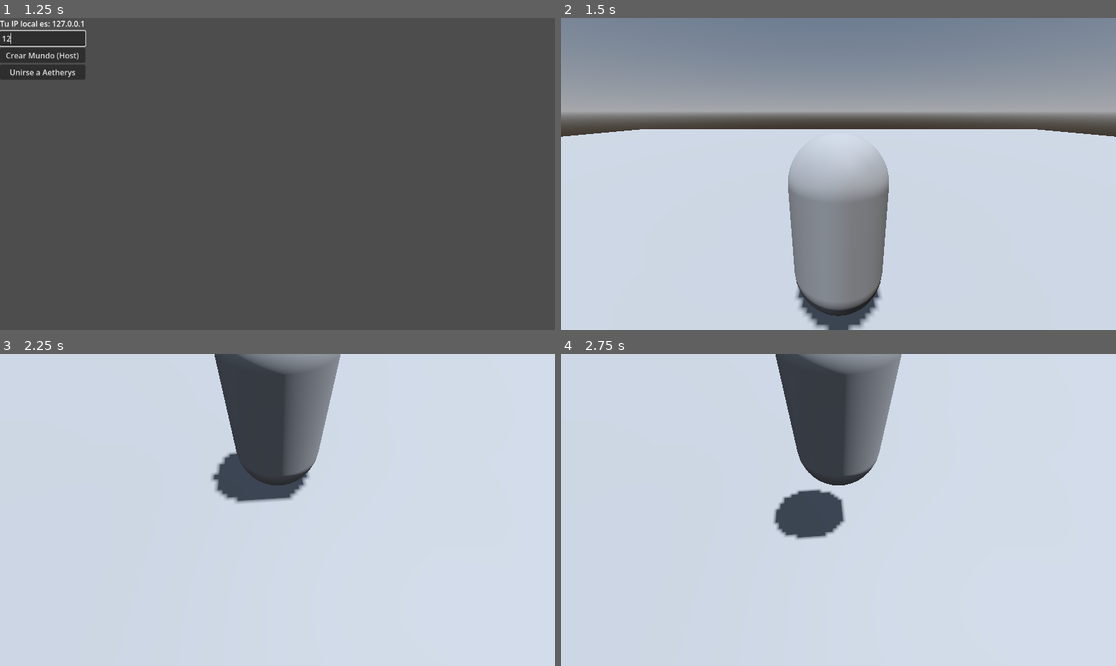
Above: before the commit, frames 1-4 (two rows, left to right).
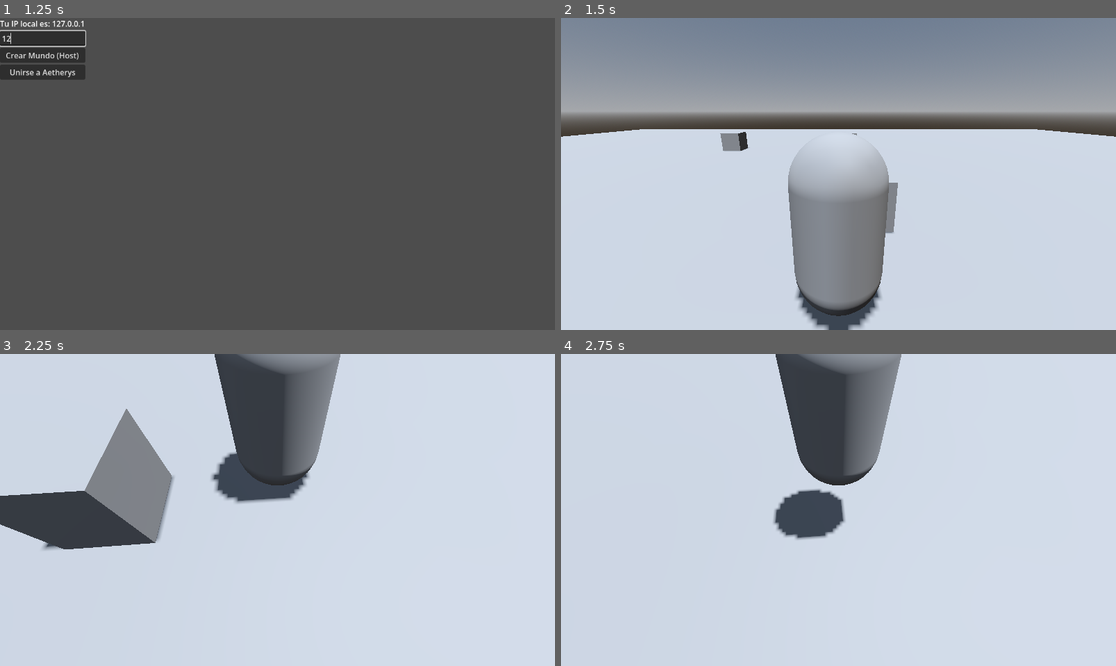
Above: after the commit, the same moments.

Repository: FranNavarro27F/Echoes-of-the-Wild_02
Game: Godot game, scene res://cliente/interfaz/MenuPrincipal.tscn
The game is run twice, just before and just after one commit, with the same random seed, the same clock (stepped at 60 frames per second) and the same inputs.
Inputs (mouse positions are in pixels of both pictures, inside the frame that each line leads up to):
- Up to frame 1 (1.25 s): click (44, 39) at 0.52 s; type "12" at 0.6 s
- Up to frame 2 (1.5 s): click "Crear Mundo (Host)" at 1.25 s
- Up to frame 3 (2.25 s): tap Enter at 2 s; move the mouse to (305, 510) at 2.02 s; hold W (moverse_adelante) from 2.03 s (still down); click (305, 510) at 2.1 s
- Up to frame 4 (2.75 s): keep holding W (moverse_adelante); tap Space (saltar) at 2.27 s

Frame 1 is identical in both runs. In frame 2, 0.5% of the frame differs, in the area x 28-61%, y 36-70%; in frame 3, 7.1%, in the area x 0-32%, y 17-63%; in frame 4, nothing differs.

Commit message:
añadidos varios objetos interactuables

Diff:
--- a/compartido/mapas/mundo_aetherys.tscn
+++ b/compartido/mapas/mundo_aetherys.tscn
@@ -1,6 +1,7 @@
 [gd_scene format=3 uid="uid://65wy7kb7hgis"]
 
 [ext_resource type="Script" uid="uid://b5iev2kuvsbw8" path="res://compartido/mapas/mundo_aetherys.gd" id="1_d7484"]
+[ext_resource type="PackedScene" uid="uid://px517uhy5w3n" path="res://compartido/entidades/ObjetoInteractuable.tscn" id="2_lo48n"]
 
 [sub_resource type="NavigationMesh" id="NavigationMesh_jlp2e"]
 
@@ -38,3 +39,18 @@
 [node name="DirectionalLight3D" type="DirectionalLight3D" parent="." unique_id=1065993148]
 transform = Transform3D(1, 0, 0, 0, 0.260791, 0.9653953, 0, -0.9653953, 0.260791, 0, 18.121109, 0)
 shadow_enabled = true
+
+[node name="ObjetoInteractuable" parent="." unique_id=1551380821 instance=ExtResource("2_lo48n")]
+transform = Transform3D(1, 0, 0, 0, 1, 0, 0, 0, 1, -6.1365767, 0.49999905, -10.124668)
+
+[node name="ObjetoInteractuable2" parent="." unique_id=313763880 instance=ExtResource("2_lo48n")]
+transform = Transform3D(1, 0, 0, 0, 1, 0, 0, 0, 1, 0.5398903, 0.49999905, -10.124668)
+
+[node name="ObjetoInteractuable3" parent="." unique_id=555163575 instance=ExtResource("2_lo48n")]
+transform = Transform3D(1, 0, 0, 0, 1, 0, 0, 0, 1, 0.5398903, 0.49999905, -1.8978024)
+
+[node name="ObjetoInteractuable4" parent="." unique_id=1202163089 instance=ExtResource("2_lo48n")]
+transform = Transform3D(1, 0, 0, 0, 1, 0, 0, 0, 1, -13.420742, 0.49999905, -0.32633448)
+
+[node name="ObjetoInteractuable5" parent="." unique_id=120394268 instance=ExtResource("2_lo48n")]
+transform = Transform3D(1, 0, 0, 0, 1, 0, 0, 0, 1, -4.7589283, 0.49999905, 4.887563)
